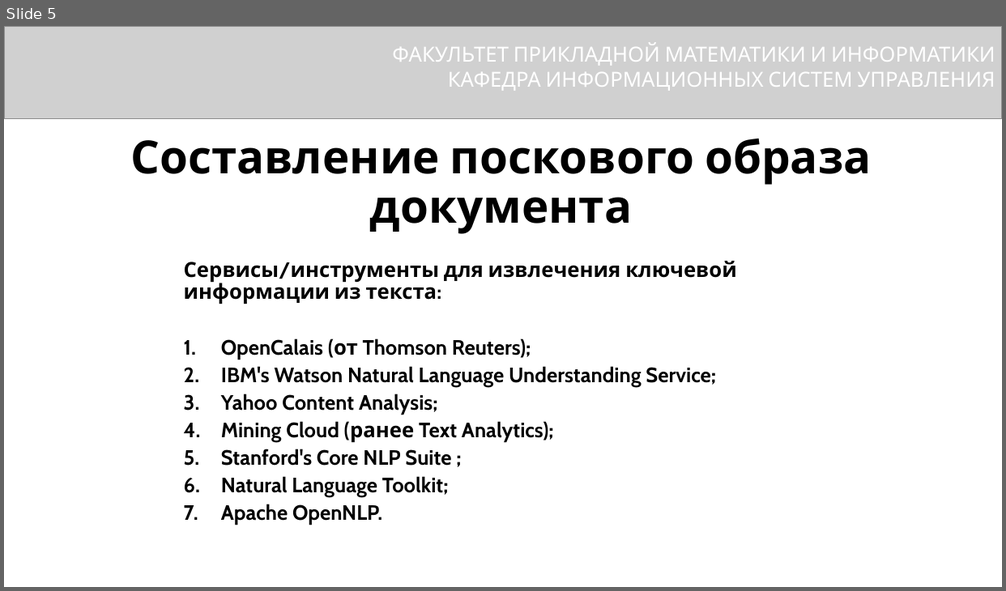
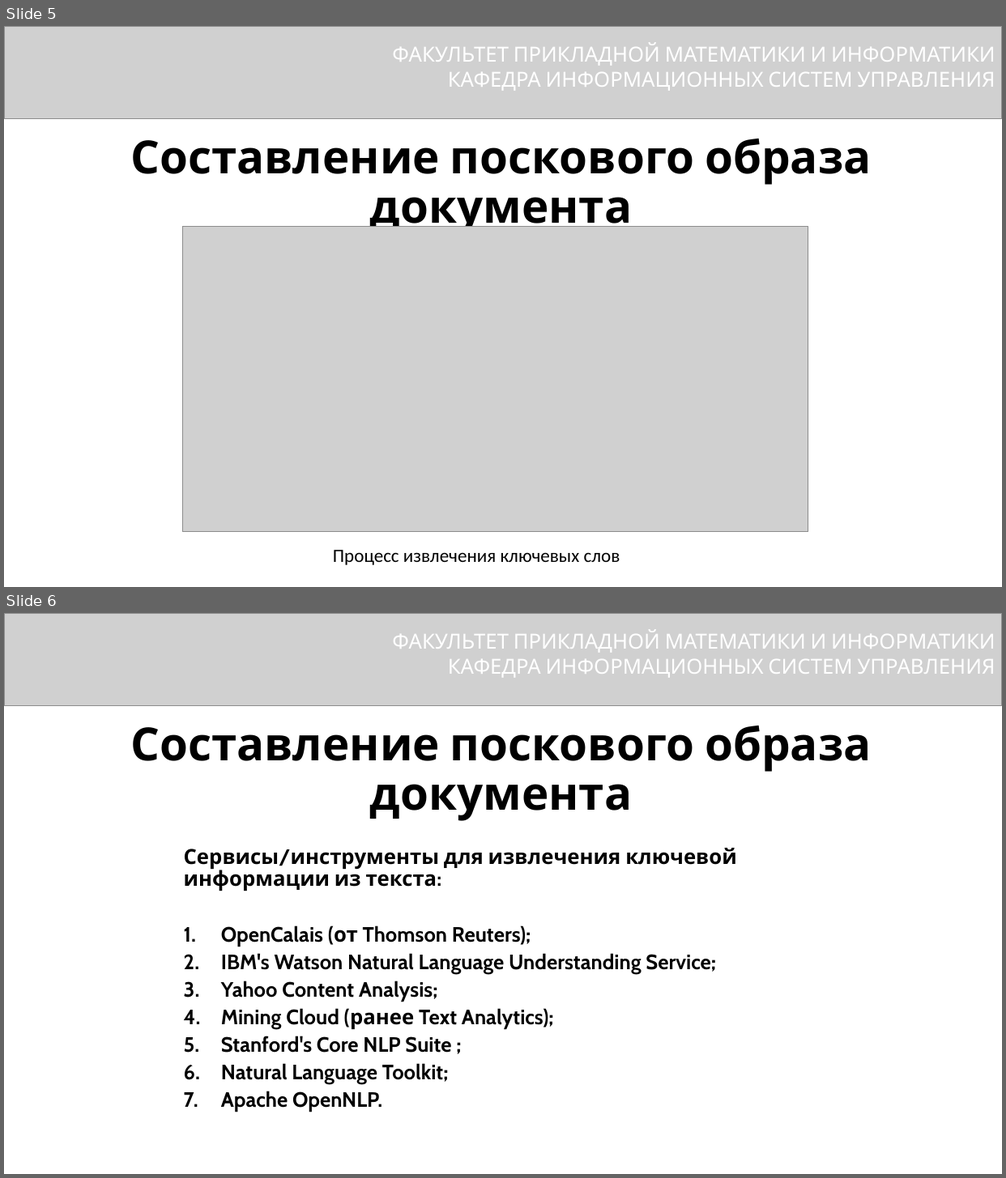
Before and after one commit to DimkaFPM/diplom, a slide deck: presentetion.pptx. Shown one above the other, each under a label of ours: slide 5 before the commit, slides 5 and 6 after it. The pictures are 1006x591 and 1006x1178 pixels, drawn with LibreOffice and Linux fonts; fonts in the diff are those of the drawing; grey boxes stand for pictures. Boxes give left, top, right and bottom in pixels: in the first picture for what was removed or moved away, otherwise in the second. Text is boxed around its words. In the diff, an @@ line names an element or a change of style, - is before the commit and + after.

```diff
--- a/presentetion.pptx
+++ b/presentetion.pptx
@@ slide 5 added at bbox=[4, 26, 1002, 587], background #FFFFFF @@
@@ picture added at bbox=[4, 26, 1002, 119] @@
@@ text added at bbox=[392, 42, 995, 90], 20 pt, text #FFFFFF @@
+ФАКУЛЬТЕТ ПРИКЛАДНОЙ МАТЕМАТИКИ И ИНФОРМАТИКИ
+КАФЕДРА ИНФОРМАЦИОННЫХ СИСТЕМ УПРАВЛЕНИЯ
@@ text added at bbox=[130, 139, 871, 235], 44 pt, text #000000, bold @@
+Составление поскового образа документа
@@ picture added at bbox=[183, 226, 808, 532] @@
@@ text added at bbox=[333, 550, 620, 565], 18 pt, text #000000 @@
+Процесс извлечения ключевых слов
@@ what was slide 5 is now slide 6 @@
```
Also in this commit, not shown: 1 slide changed, 10 other files.
